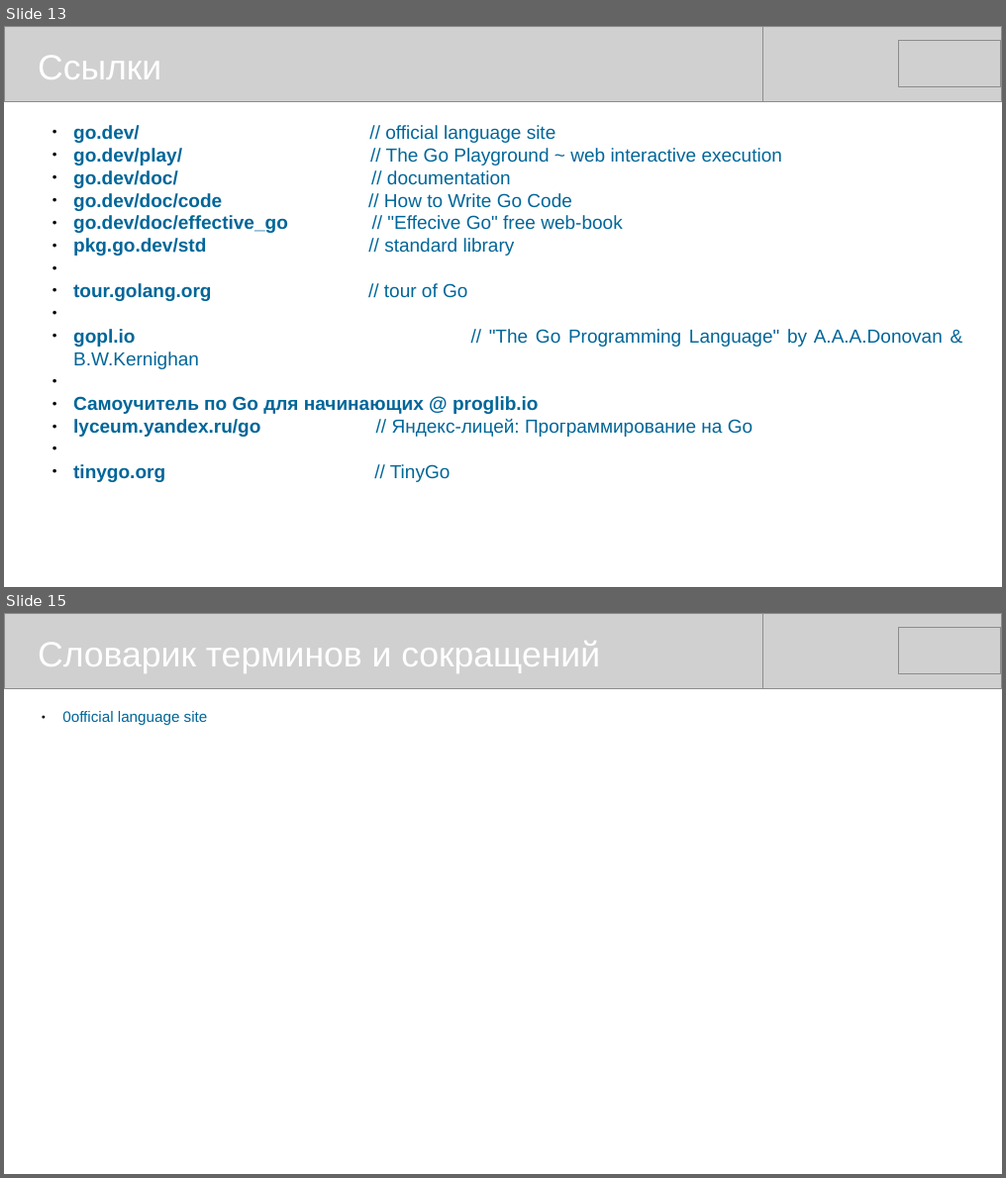
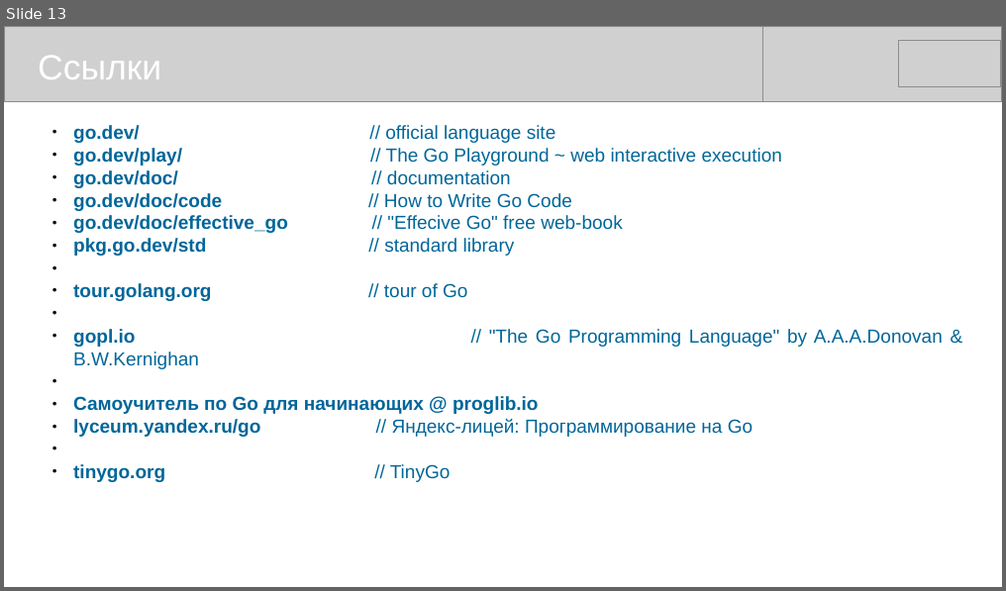
Before and after one commit to mike-shock/Go_language, a slide deck: Go_Intro.odp. Shown one above the other, each under a label of ours: slides 13 and 15 before the commit, slide 13 after it; the slides between them are not shown. The pictures are 1006x1178 and 1006x591 pixels, drawn with LibreOffice and Linux fonts; fonts in the diff are those of the drawing; grey boxes stand for pictures. Boxes give left, top, right and bottom in pixels: in the first picture for what was removed or moved away, otherwise in the second. Text is boxed around its words. In the diff, an @@ line names an element or a change of style, - is before the commit and + after.

```diff
--- a/Go_Intro.odp
+++ b/Go_Intro.odp
@@ slide 15 removed at (4,613,1002,1174), background #FFFFFF @@
@@ picture removed at (4,613,763,688) @@
@@ text removed at (38,641,600,673) @@
-Словарик терминов и сокращений
@@ picture removed at (243,613,1002,688) @@
@@ picture removed at (899,628,1001,674) @@
@@ text removed at (62,711,208,725) @@
-● 0official language site
```
Also in this commit, not shown: 4 slides changed, 1 slide added.
